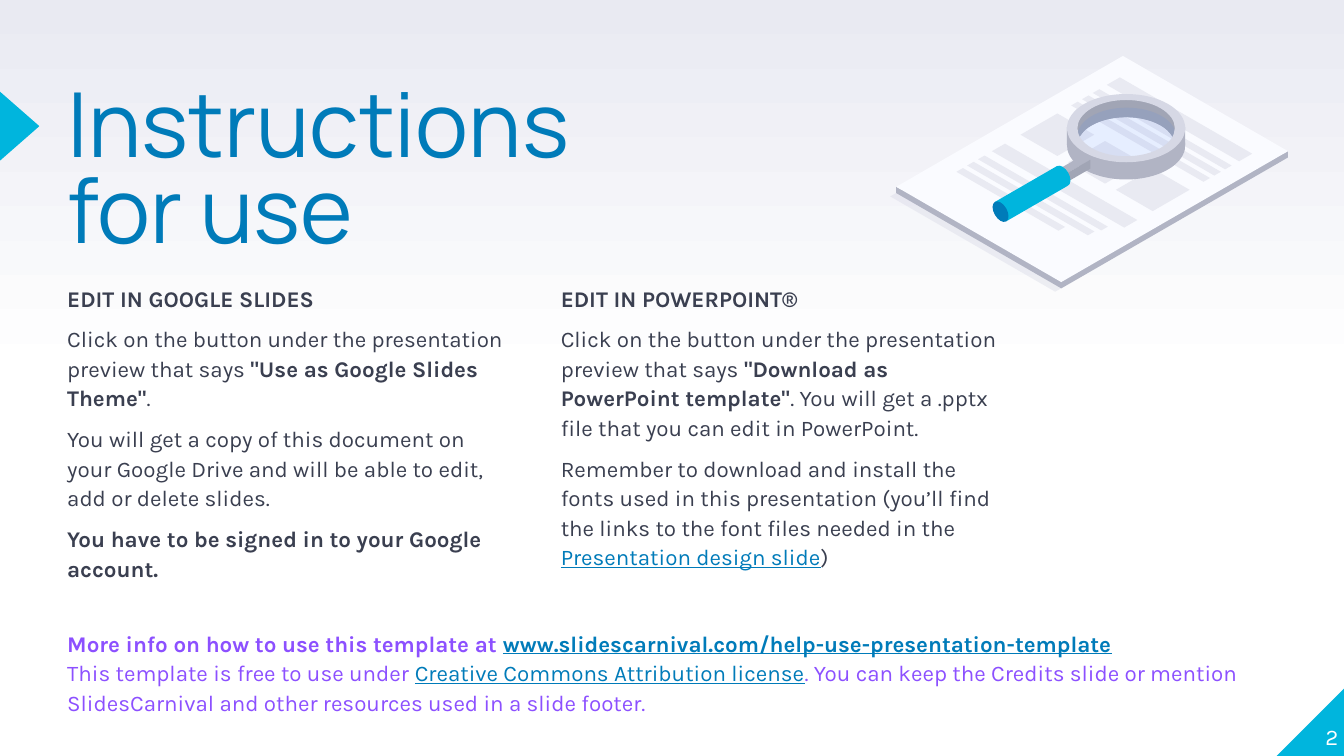
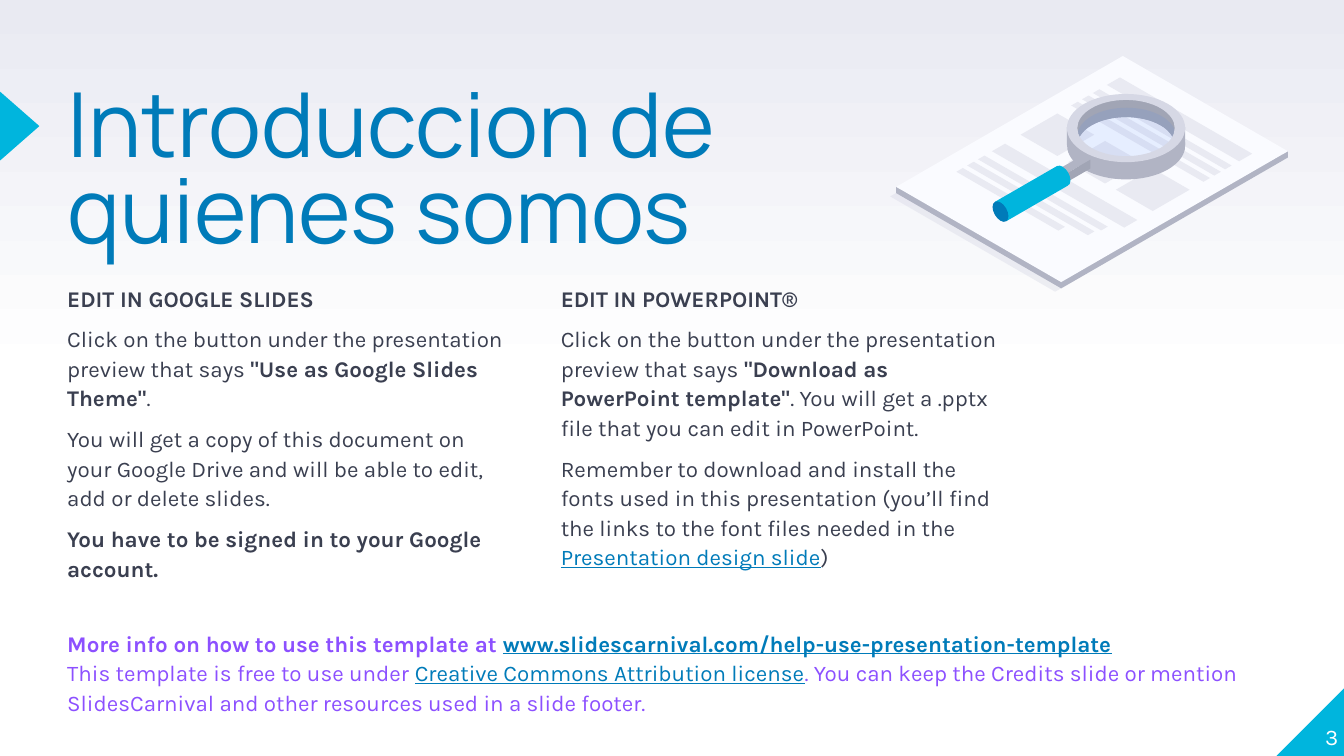
Before and after one commit to messiel12pr/CSSA-UPRA, a slide deck: slide 3 of Git_GitHub_&_GitLab_Tech_Section/Presentation/Git_GitHub_&_GitLab_Presentation.pptx (slide 2 before the commit). Drawn at 1344x756 pixels with LibreOffice and Linux fonts; fonts in the diff are those of the drawing. Boxes give left, top, right and bottom in pixels: in the first picture for what was removed or moved away, otherwise in the second. Text is boxed around its words. In the diff, an @@ line names an element or a change of style, - is before the commit and + after.

```diff
--- a/Git_GitHub_&_GitLab_Tech_Section/Presentation/Git_GitHub_&_GitLab_Presentation.pptx
+++ b/Git_GitHub_&_GitLab_Tech_Section/Presentation/Git_GitHub_&_GitLab_Presentation.pptx
@@ title at bbox=[67, 92, 714, 265]: text changed @@
-Instructions
-for use
+Introduccion de quienes somos
@@ page number at bbox=[1325, 730, 1338, 746]: text changed @@
-2
+3
```
Also in this commit, not shown: 5 other slides changed, 9 slides added, 5 slides removed.
